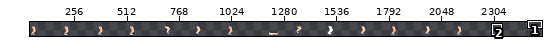
File history of a sprite sheet, Assets/front_leg.png. The picture above shows the old version from afar; the outline marks the close-up.
Close-up. First the earlier version:
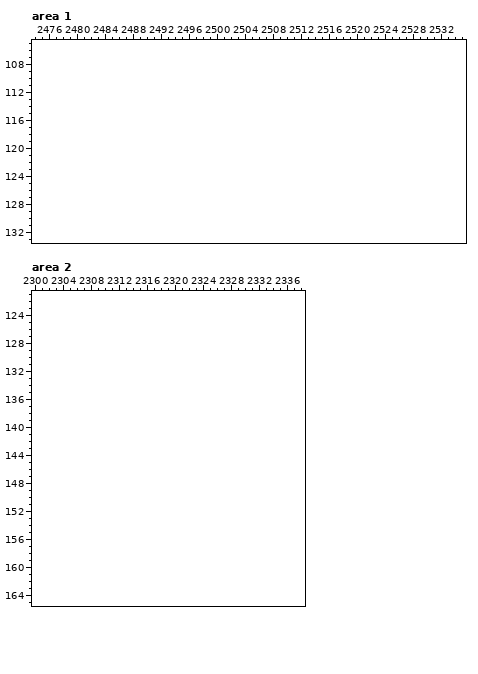
The file is 2240x180 pixels. Shown: area 1: x 2474..2535, y 105..133; area 2: x 2300..2338, y 121..165. The old version is drawn lined up with the new one, on the new canvas. The wide view leaves out empty margins.
After the commit:
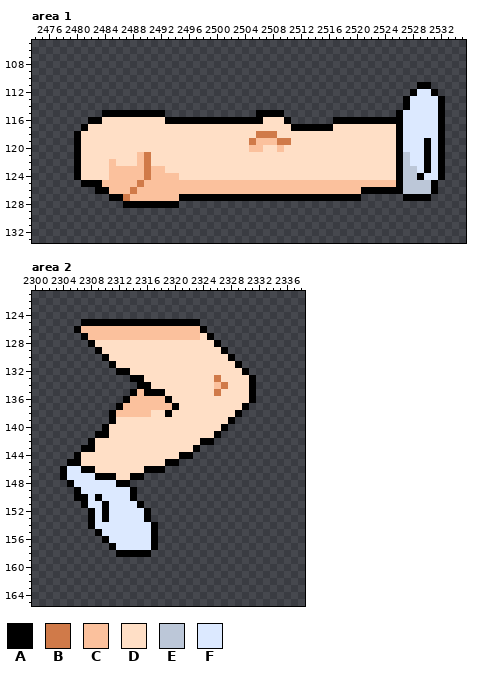
Palette (. is transparent): A #000000  B #d07a49  C #fbc19d  D #ffdfc6  E #bcc7d8  F #dce9ff
The exact change:
canvas 2240x180 -> 2560x180
Area 1:
y 111: x 2529..2530 .. -> AA
y 112: x 2528..2531 .... -> AFFA
y 113..114: x 2527..2532 ...... -> AFFFFA
y 115: x 2484..2492 ......... -> AAAAAAAAA; x 2506..2509 .... -> AAAA; x 2526..2532 ....... -> AFFFFFA
y 116: x 2482..2510 ............................. -> AADDDDDDDDDAAAAAAAAAAAAAADDDA; x 2517..2532 ................ -> AAAAAAAAAAFFFFFA
y 117: x 2481..2532 .................................................... -> ADDDDDDDDDDDDDDDDDDDDDDDDDDDDDAAAAAADDDDDDDDDAFFFFFA
y 118: x 2480..2532 ..................................................... -> ADDDDDDDDDDDDDDDDDDDDDDDDDBBBDDDDDDDDDDDDDDDDDAFFFFFA
y 119: x 2480..2532 ..................................................... -> ADDDDDDDDDDDDDDDDDDDDDDDDBCCCBBDDDDDDDDDDDDDDDAFFFAFA
y 120: x 2480..2532 ..................................................... -> ADDDDDDDDDDDDDDDDDDDDDDDDCCDDCDDDDDDDDDDDDDDDDAFFFAFA
y 121: x 2480..2532 ..................................................... -> ADDDDDDDDCBDDDDDDDDDDDDDDDDDDDDDDDDDDDDDDDDDDDAEFFAFA
y 122: x 2480..2532 ..................................................... -> ADDDDCDDDCBDDDDDDDDDDDDDDDDDDDDDDDDDDDDDDDDDDDAEFFAFA
y 123: x 2480..2532 ..................................................... -> ADDDDCCCCCBCCDDDDDDDDDDDDDDDDDDDDDDDDDDDDDDDDDAEEFAFA
y 124: x 2480..2532 ..................................................... -> ADDDDCCCCCBCCCCDDDDDDDDDDDDDDDDDDDDDDDDDDDDDDDAEEAFFA
y 125: x 2481..2531 ................................................... -> AAACCCCCBCCCCCCCCCCCCCCCCCCCCCCCCCCCCCCCCCCCCAEEEEA
y 126: x 2483..2531 ................................................. -> AACCCBCCCCCCCCCCCCCCCCCCCCCCCCCCCCCCCCAAAAAAEEEEA
y 127: x 2485..2520 .................................... -> AABCCCCCCCAAAAAAAAAAAAAAAAAAAAAAAAAA; x 2527..2530 .... -> AAAA
y 128: x 2487..2494 ........ -> AAAAAAAA
Area 2:
y 125: x 2307..2323 ................. -> AAAAAAAAAAAAAAAAA
y 126: x 2306..2324 ................... -> ACCCCCCCCCCCCCCCCCA
y 127: x 2307..2325 ................... -> ACCCCCCCCCCCCCCCCDA
y 128: x 2308..2326 ................... -> ADDDDDDDDDDDDDDDDDA
y 129: x 2309..2327 ................... -> ADDDDDDDDDDDDDDDDDA
y 130: x 2310..2328 ................... -> ADDDDDDDDDDDDDDDDDA
y 131: x 2311..2329 ................... -> ADDDDDDDDDDDDDDDDDA
y 132: x 2312..2330 ................... -> AADDDDDDDDDDDDDDDDA
y 133: x 2314..2331 .................. -> AADDDDDDDDDDBDDDDA
y 134: x 2315..2331 ................. -> AADDDDDDDDDCBDDDA
y 135: x 2314..2331 .................. -> ACAAADDDDDDDBDDDDA
y 136: x 2313..2331 ................... -> ACCCCCADDDDDDDDDDDA
y 137: x 2312..2330 ................... -> ACCCCCCCADDDDDDDDDA
y 138: x 2311..2329 ................... -> ACCCCCDDADDDDDDDDDA
y 139: x 2311..2328 .................. -> ADDDDDDDDDDDDDDDDA
y 140: x 2310..2327 .................. -> ADDDDDDDDDDDDDDDDA
y 141: x 2309..2326 .................. -> AADDDDDDDDDDDDDDDA
y 142: x 2308..2325 .................. -> ADDDDDDDDDDDDDDDAA
y 143: x 2307..2323 ................. -> AADDDDDDDDDDDDDDA
y 144: x 2306..2322 ................. -> ADDDDDDDDDDDDDDAA
y 145: x 2305..2320 ................ -> AADDDDDDDDDDDDAA
y 146: x 2304..2318 ............... -> AFFAADDDDDDDAAA
y 147: x 2304..2315 ............ -> AFFFFAAADDAA
y 148: x 2305..2313 ......... -> AFFFFFFAA
y 149: x 2306..2314 ......... -> AFFFFFFFA
y 150: x 2306..2314 ......... -> AAFAFFFFA
y 151: x 2307..2315 ......... -> AFFAFFFFA
y 152..153: x 2308..2316 ......... -> AFAFFFFFA
y 154: x 2308..2317 .......... -> AFFFFFFFFA
y 155: x 2309..2317 ......... -> AFFFFFFFA
y 156: x 2310..2317 ........ -> AFFFFFFA
y 157: x 2311..2317 ....... -> AFFFFFA
y 158: x 2312..2316 ..... -> AAAAA
Pixel boxes of the changes (left, top, right, bottom) in both close-ups:
added: (74, 82, 445, 208)
added: (60, 319, 256, 557)
